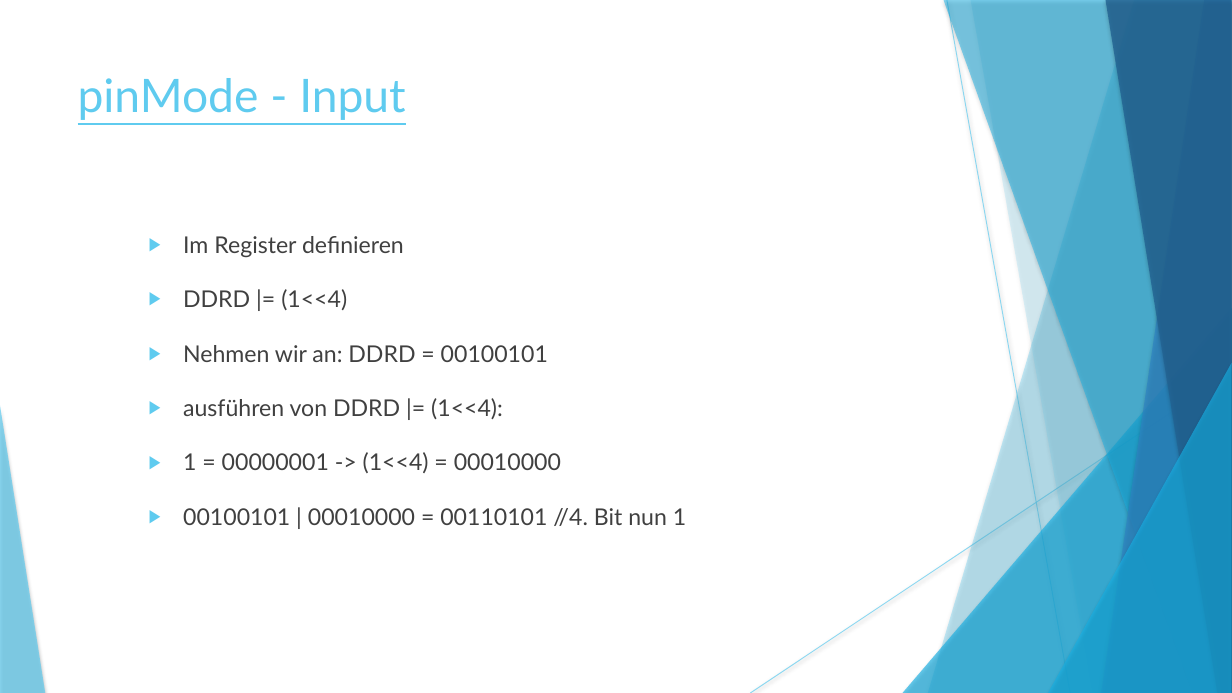
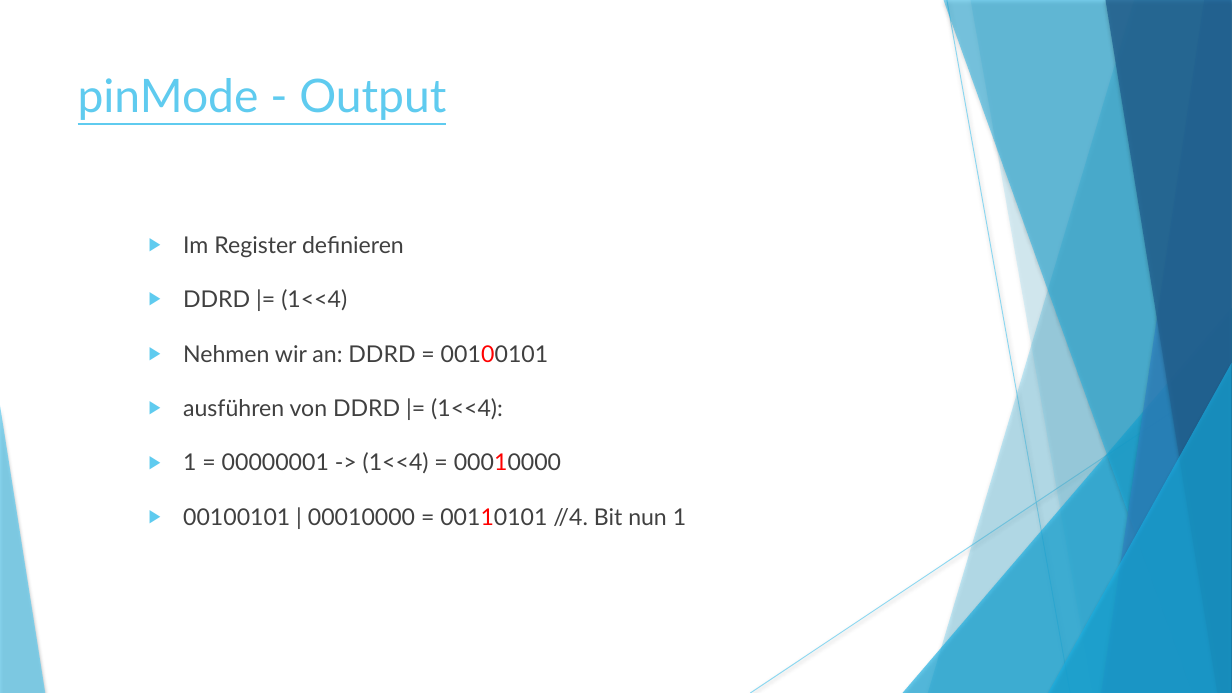
Before and after one commit to rinnerfabian/unistuff, a slide deck: slide 10 of 5. Semester/IoT/iot/powerPoint.pptx (slide 11 before the commit). Drawn at 1232x693 pixels with LibreOffice and Linux fonts; fonts in the diff are those of the drawing. Boxes give left, top, right and bottom in pixels: in the first picture for what was removed or moved away, otherwise in the second. Text is boxed around its words. In the diff, an @@ line names an element or a change of style, - is before the commit and + after.

```diff
--- a/5. Semester/IoT/iot/powerPoint.pptx
+++ b/5. Semester/IoT/iot/powerPoint.pptx
@@ text at bbox=[78, 78, 446, 120]: text changed @@
-pinMode - Input
+pinMode - Output
@@ text at bbox=[183, 345, 686, 526]: text colour #404040 to #FF0000 in "00100101", "00010000", "00110101" @@
```
Also in this commit, not shown: 3 other slides changed.
